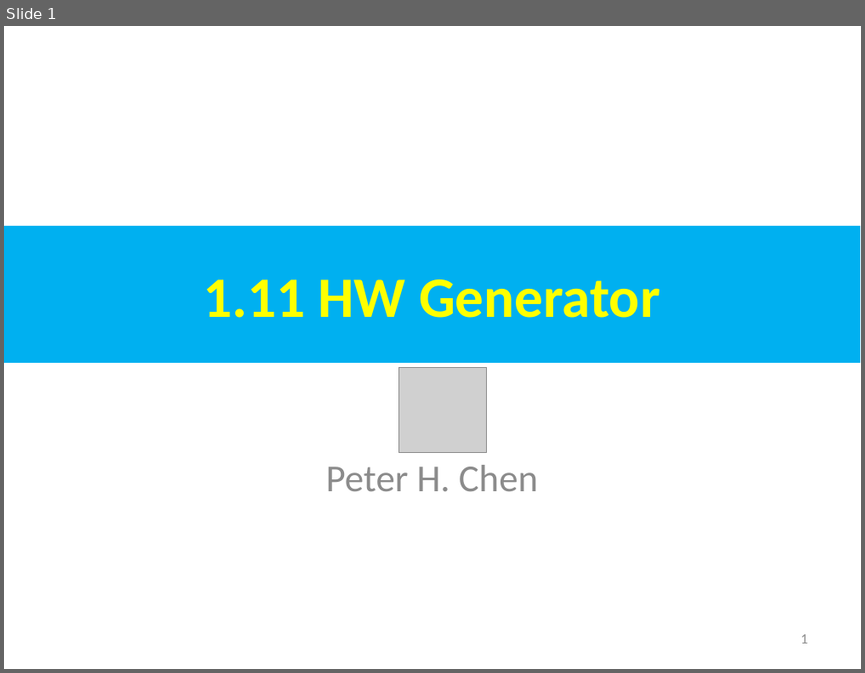
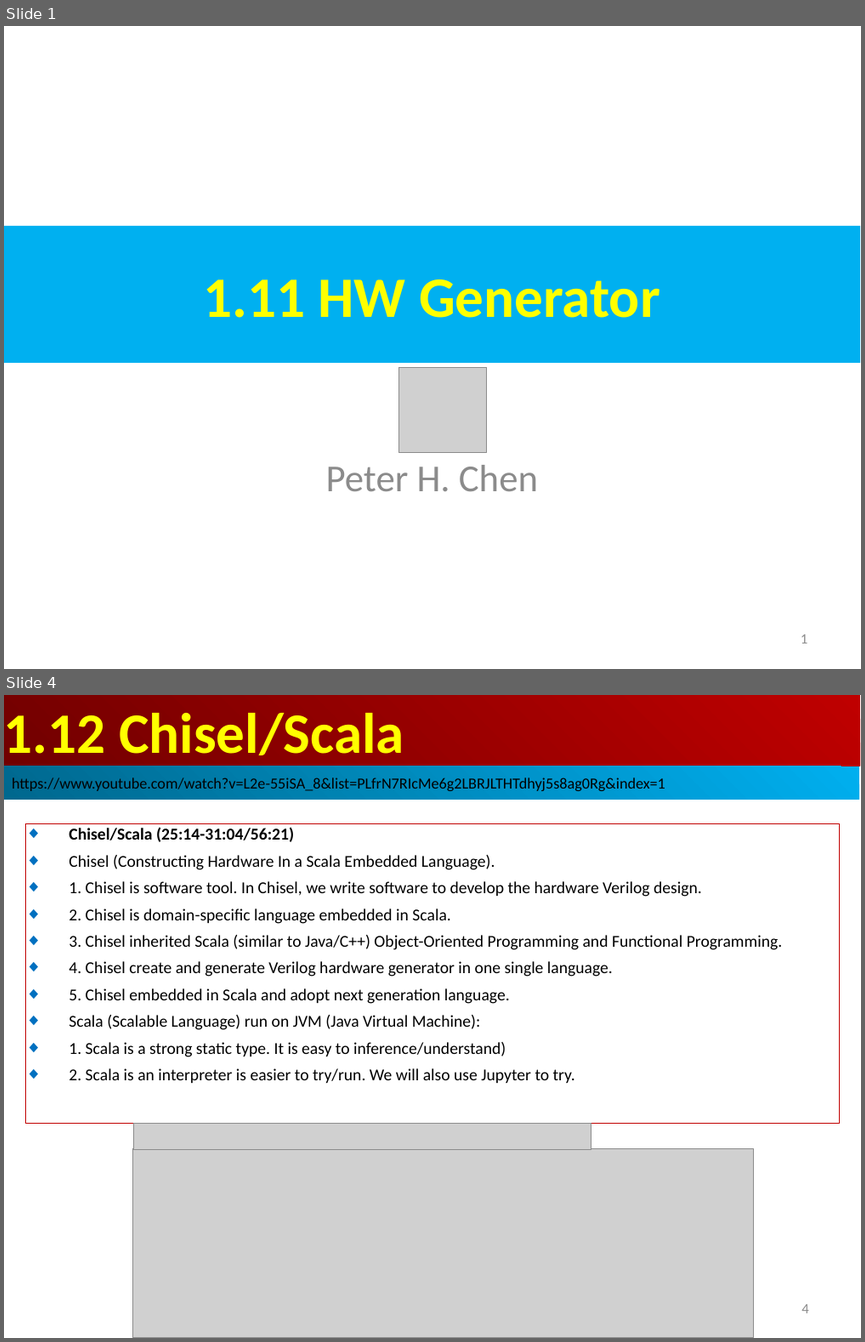
Before and after one commit to peterhchen/AIU_CS800_Chisel, a slide deck: 100_Chisel_HW_Design/001_Intro/000_Video/001.11_20_Generator.ppt. Shown one above the other, each under a label of ours: slide 1 before the commit, slides 1 and 4 after it; the slides between them are not shown. The pictures are 865x673 and 865x1342 pixels, drawn with LibreOffice and Linux fonts; fonts in the diff are those of the drawing; grey boxes stand for pictures. Boxes give left, top, right and bottom in pixels: in the first picture for what was removed or moved away, otherwise in the second. Text is boxed around its words. In the diff, an @@ line names an element or a change of style, - is before the commit and + after.

Commit message:
Introduction
Why do we need Agile/Chisel in Hardware Design?
1. As hardware design become complicated: Mobile phone, Data center, IoT, Electrical Vehicle, and AI, we need Advanced Chips and make all these designs come together.
2. Hardware Design need to increase energy efficiency even Moore’s Law is still appear. CPU and AI accelerator need to improve energy efficient for application. Design Cost need to be reduced: 3nm, 2nm, etc. Cost hundreds of million dollars for design. We need cheaper design flow.
3. Traditional, we have one step Waterfall/HW Design: Design, Specification, Implementation, Integration, Optimization, Verification.
Modern Agile Hardware Design use Chisel software to develop hardware: Design, Implementation, Optimization, Verification.
4. Chisel is open source: faster, bigger community, share components.
5. Chisel use generator to generate components better than reuse proprietary components.
6. Chisel (Construct Hardware in Scala Embedded Language) inherited Object-Oriented Design and Functional Programming.
7. Scala is interpreter based and easy to run inside the Jupyter notebook.
8. Chisel is open source with lot of code example, homework, lab, and projects.

```diff
--- a/100_Chisel_HW_Design/001_Intro/000_Video/001.11_20_Generator.ppt
+++ b/100_Chisel_HW_Design/001_Intro/000_Video/001.11_20_Generator.ppt
@@ slide 4 added at (4,695,861,1338), background #FFFFFF @@
@@ rectangle added at (4,695,860,766), fill gradient #BF0000 to #710000, 48 pt, text #FFFF00, bold @@
+1.12 Chisel/Scala
@@ rectangle added at (4,766,859,800), fill gradient #00AFEF to #00688E, 13 pt, text #000000 @@
+https://www.youtube.com/watch?v=L2e-55iSA_8&list=PLfrN7RIcMe6g2LBRJLTHTdhyj5s8ag0Rg&index=1
@@ rectangle added at (25,823,840,1123), outline #C00000 0.74 pt, 14 pt, text #000000 @@
+◆ Chisel/Scala (25:14-31:04/56:21)
+◆ Chisel (Constructing Hardware In a Scala Embedded Language).
+◆ 1. Chisel is software tool. In Chisel, we write software to develop the hardware Verilog design.
+◆ 2. Chisel is domain-specific language embedded in Scala.
+◆ 3. Chisel inherited Scala (similar to Java/C++) Object-Oriented Programming and Functional Programming.
+◆ 4. Chisel create and generate Verilog hardware generator in one single language.
+◆ 5. Chisel embedded in Scala and adopt next generation language.
+◆ Scala (Scalable Language) run on JVM (Java Virtual Machine):
+◆ 1. Scala is a strong static type. It is easy to inference/understand)
+◆ 2. Scala is an interpreter is easier to try/run. We will also use Jupyter to try.
@@ picture added at (133,1123,590,1150) @@
@@ picture added at (132,1148,754,1338) @@
@@ page number added at (801,1304,808,1313), 12 pt, text #8B8B8B @@
+4
```
Also in this commit, not shown: 1 slide changed, 18 other slides added, 2 other files.
